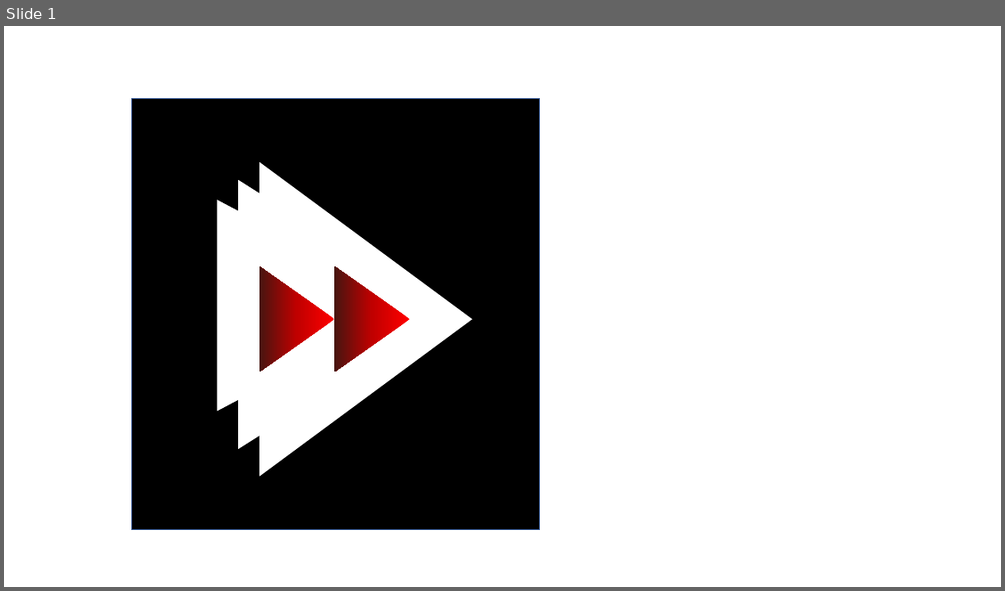
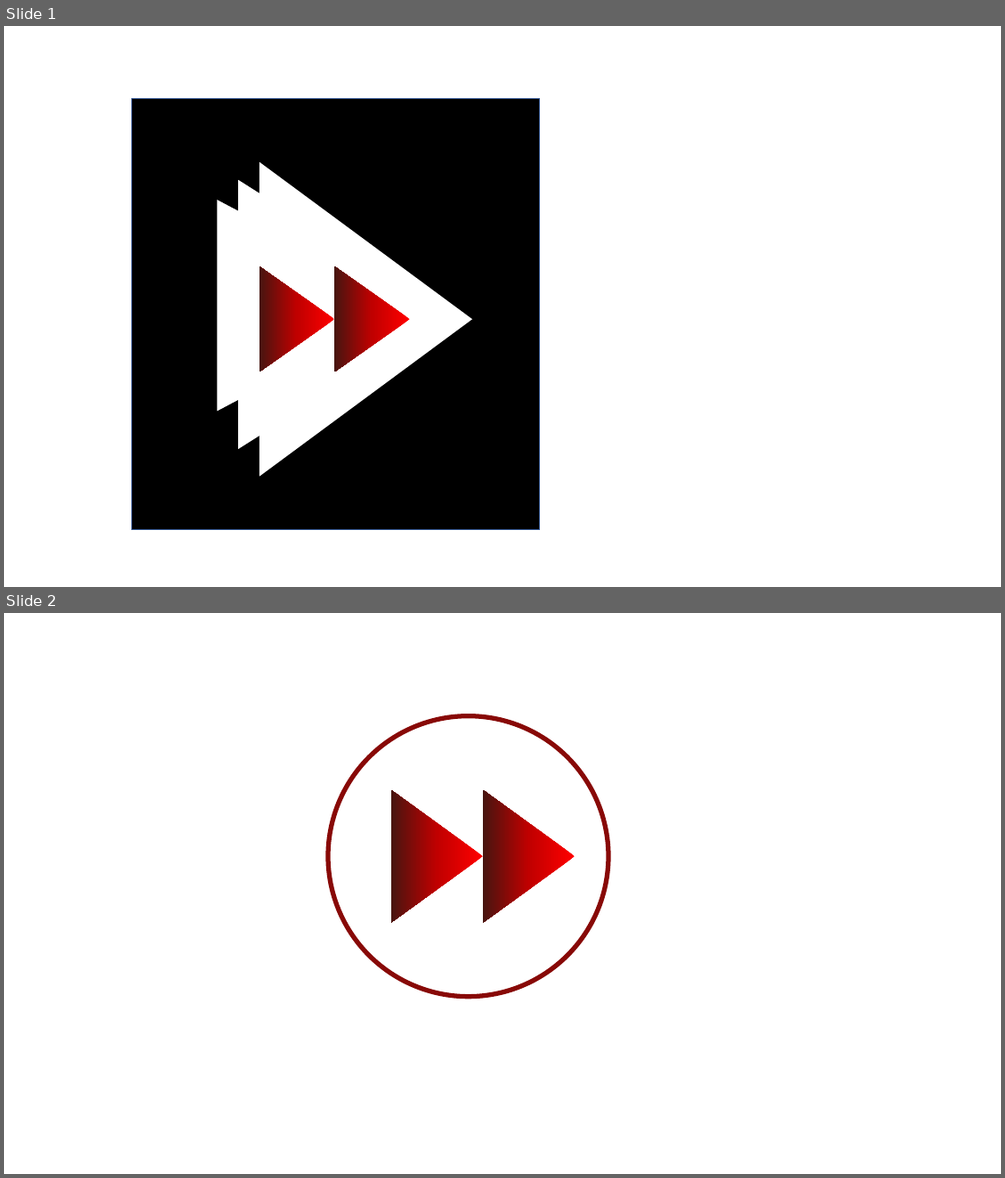
Before and after one commit to reallyrehan/skintro, a slide deck: logo.pptx. Shown one above the other, each under a label of ours: slide 1 before the commit, slides 1 and 2 after it. The pictures are 1005x591 and 1005x1178 pixels, drawn with LibreOffice and Linux fonts; fonts in the diff are those of the drawing. Boxes give left, top, right and bottom in pixels: in the first picture for what was removed or moved away, otherwise in the second. Text is boxed around its words. In the diff, an @@ line names an element or a change of style, - is before the commit and + after.

```diff
--- a/logo.pptx
+++ b/logo.pptx
@@ slide 2 added at <box>4,613,1001,1174</box>, background #FFFFFF @@
@@ ellipse added at <box>328,716,608,997</box>, outline #880907 4.5 pt @@
@@ triangle added at <box>390,790,483,923</box>, fill gradient #FF0000 to #C00000 to #471510 @@
@@ triangle added at <box>483,790,574,923</box>, fill gradient #FF0000 to #C00000 to #471510 @@
```
Also in this commit, not shown: 4 other slides added, 1 slide removed, 25 other files.
